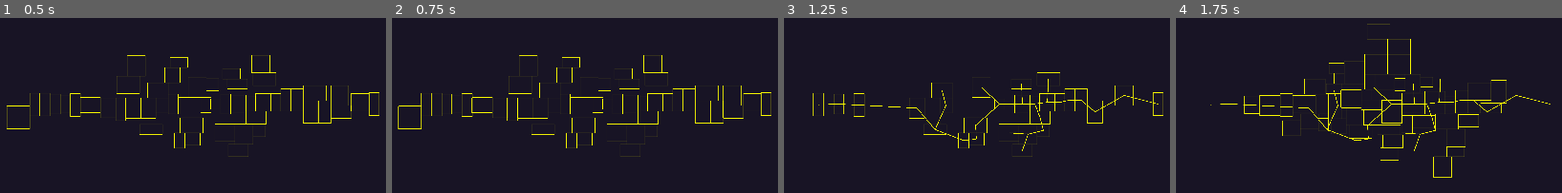
Above: before the commit, frames 1-4 (left to right).
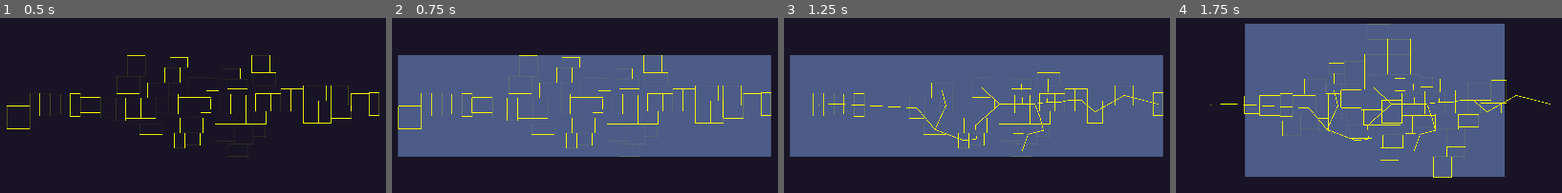
Above: after the commit, the same moments.

Repository: matheusmondenez/my-first-platform-game
Game: Godot game, scene res://wave_shooter/procedural_teste.tscn
Same seed, same stepped clock (60 frames per second), same inputs: the game is played once before the commit and once after it. This scene is started directly instead of the project's main scene.
Inputs (mouse positions are in pixels of both pictures, inside the frame that each line leads up to):
- Up to frame 1 (0.5 s): no input
- Up to frame 2 (0.75 s): tap Enter at 0.5 s; move the mouse to (766, 82) at 0.52 s; press the mouse at (766, 82) at 0.53 s; hold D (right) from 0.53 s (still down)
- Up to frame 3 (1.25 s): keep holding D (right); tap W (up) at 0.77 s
- Up to frame 4 (1.75 s): keep holding D (right); move the mouse to (1230, 124) at 1.27 s; release the mouse at (1230, 124) at 1.28 s; tap Space (dash) at 1.35 s; tap W (up) at 1.52 s; click (1230, 124) at 1.55 s

Frame 1 is identical in both runs. In frame 2, 55% of the frame differs, in the area x 1-99%, y 21-80%; in frame 3, 55%; in frame 4, 57%, in the area x 17-86%, y 3-91%.

Commit message:
fills map rect with tiles

Diff:
--- a/wave_shooter/procedural_teste.gd
+++ b/wave_shooter/procedural_teste.gd
@@ -1,4 +1,6 @@
 extends Node2D
+
+@onready var Map: TileMapLayer = $TileMapLayer
 
 var Room = preload("res://wave_shooter/teste.tscn")
 var tile_size = 32
@@ -33,6 +35,18 @@
 	await get_tree().process_frame
 	path = find_minimum_spanning_tree(room_positions)
 
+func make_map():
+	Map.clear()
+	var full_rect = Rect2()
+	for room in $Rooms.get_children():
+		var r = Rect2(room.position - room.size, room.get_node("Shape").shape.extents * 2)
+		full_rect = full_rect.merge(r)
+	var topleft = Map.local_to_map(full_rect.position)
+	var bottomright = Map.local_to_map(full_rect.end)
+	for x in range(topleft.x, bottomright.x):
+		for y in range(topleft.y, bottomright.y):
+			Map.set_cell(Vector2i(x, y), 1, Vector2i(13, 3), 0)
+
 func _draw():
 	for room in $Rooms.get_children():
 		draw_rect(Rect2(room.position - room.size, room.size * 2), Color(32, 228, 0), false)
@@ -51,6 +65,8 @@
 		for n in $Rooms.get_children():
 			n.queue_free()
 		make_rooms()
+	if event.is_action_pressed("shoot"):
+		make_map()
 
 func find_minimum_spanning_tree(nodes):
 	var path = AStar2D.new()
--- a/wave_shooter/procedural_teste.tscn
+++ b/wave_shooter/procedural_teste.tscn
@@ -1,6 +1,14 @@
-[gd_scene load_steps=2 format=3 uid="uid://c38m1ggjb4qwi"]
+[gd_scene load_steps=5 format=3 uid="uid://c38m1ggjb4qwi"]
 
 [ext_resource type="Script" path="res://wave_shooter/procedural_teste.gd" id="1_aj6bs"]
+[ext_resource type="Texture2D" uid="uid://c0e03talehwv5" path="res://wave_shooter/assets/tileset_test/tileset.png" id="2_tycqy"]
+
+[sub_resource type="TileSetAtlasSource" id="TileSetAtlasSource_2qd3i"]
+texture = ExtResource("2_tycqy")
+13:3/0 = 0
+
+[sub_resource type="TileSet" id="TileSet_iwb0r"]
+sources/1 = SubResource("TileSetAtlasSource_2qd3i")
 
 [node name="ProceduralTeste" type="Node2D"]
 script = ExtResource("1_aj6bs")
@@ -9,3 +17,7 @@
 
 [node name="Camera2D" type="Camera2D" parent="."]
 zoom = Vector2(0.1, 0.1)
+
+[node name="TileMapLayer" type="TileMapLayer" parent="."]
+show_behind_parent = true
+tile_set = SubResource("TileSet_iwb0r")
Binary file added: wave_shooter/assets/tileset_test/tileset.png
Not shown, added: wave_shooter/assets/tileset_test/tileset.png.import
